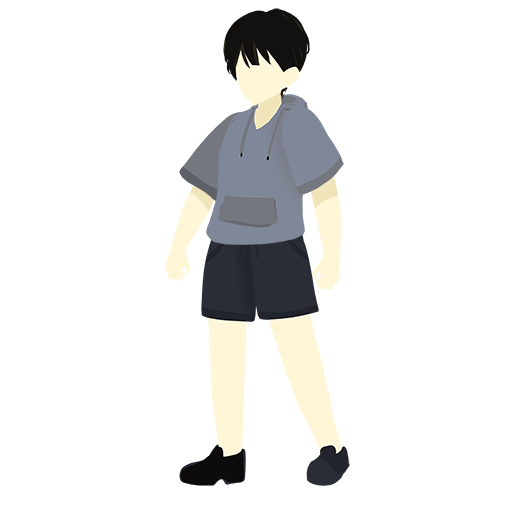
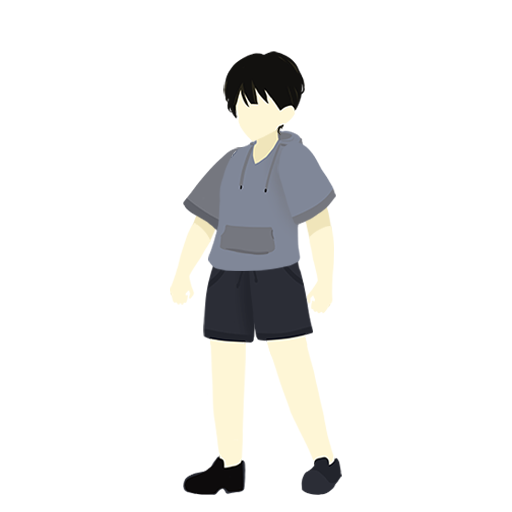
Layer changes from the first w=512, h=512 image to the second:
painted on "右手下" over [307, 196, 342, 314]
painted on "右袖子" over [277, 105, 344, 225]
painted on "右手上" over [297, 144, 339, 244]
painted on "頭" over [223, 8, 310, 142]
painted on "身體" over [206, 80, 336, 271]
painted on "左袖子" (1st of 2) over [179, 112, 250, 231]
painted on "左袖子" (2nd of 2) over [187, 112, 248, 228]
painted on "左手下" over [165, 193, 211, 305]
painted on "左手上" over [187, 152, 233, 246]
painted on "右腿" over [248, 213, 319, 359]
painted on "右腿下" over [267, 301, 350, 495]
painted on "左腿" over [201, 216, 261, 351]
painted on "左腿下" over [179, 300, 247, 495]
